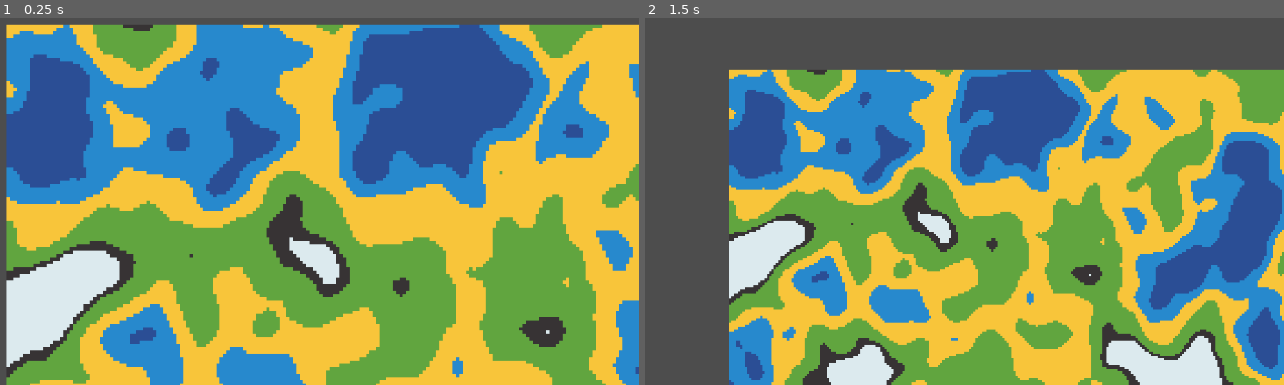
Above: before the commit, frames 1-2 (left to right).
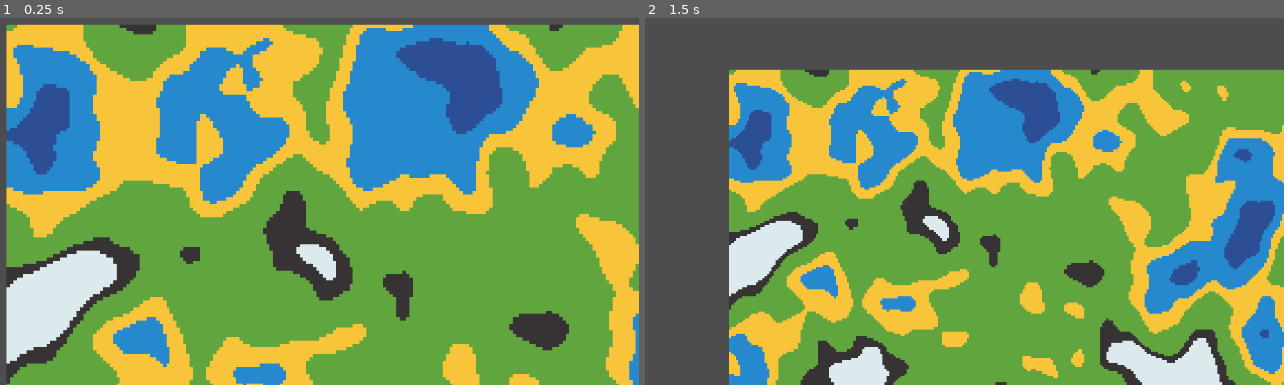
Above: after the commit, the same moments.

Repository: TalkingF/procedural-gen-testing
Game: Godot game, scene res://scenes/2DGeneration.tscn
Two runs of this game, one before a commit and one after it. Both use one fixed random seed, a clock stepped at 60 frames per second and the inputs below.
Inputs (mouse positions are in pixels of both pictures, inside the frame that each line leads up to):
- Up to frame 1 (0.25 s): no input
- Up to frame 2 (1.5 s): tap Enter at 0.5 s; move the mouse to (1060, 139) at 0.52 s; hold D (move_right) 0.53-1.28 s; click (1060, 139) at 0.6 s; tap Space (rise) at 1.25 s; move the mouse to (721, 183) at 1.27 s; hold S (move_back) from 1.28 s (still down); tap Mouse wheel down (mouse_wheel_down) at 1.35 s

The runs differ from the first frame. In frame 1, 47% of the frame differs, in the area x 0-100%, y 1-100%; in frame 2, 36%.

Commit message:
2d generation tweaks

Diff:
--- a/procedural-generation-testing/scenes/2DGeneration.tscn
+++ b/procedural-generation-testing/scenes/2DGeneration.tscn
@@ -18,8 +18,8 @@
 sources/0 = SubResource("TileSetAtlasSource_5itb5")
 
 [sub_resource type="Curve" id="Curve_hw8is"]
-_data = [Vector2(0, 0.013282657), 0.0, 0.0, 0, 0, Vector2(0.25957444, 0), 0.0, 0.0, 0, 0, Vector2(0.41276595, 0.13029069), 0.0, 0.0, 0, 0, Vector2(0.5241135, 0.29890782), 0.0, 0.0, 0, 0, Vector2(0.58014184, 0.49668425), 0.0, 0.0, 0, 0, Vector2(0.67872345, 1), 0.0, 0.0, 0, 0, Vector2(0.7446808, 1), 0.0, 0.0, 0, 0, Vector2(0.85531914, 1), 0.0, 0.0, 0, 0]
-point_count = 8
+_data = [Vector2(0, 0.013282657), 0.0, 0.0, 0, 0, Vector2(0.37694013, 0.10532439), 0.0, 0.0, 0, 0, Vector2(0.41685143, 0.25242192), 0.23080114, 0.23080114, 0, 0, Vector2(0.51108646, 0.33503836), 0.0, 0.0, 0, 0, Vector2(0.69844794, 1), 0.8388751, 0.0, 0, 0]
+point_count = 5
 
 [sub_resource type="Resource" id="Resource_d0x37"]
 script = ExtResource("3_uokab")
